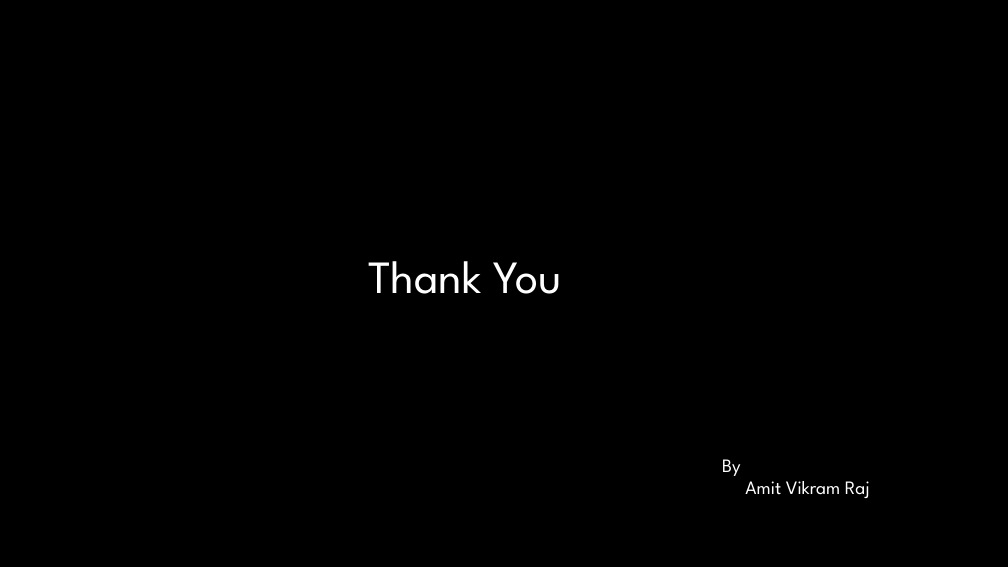
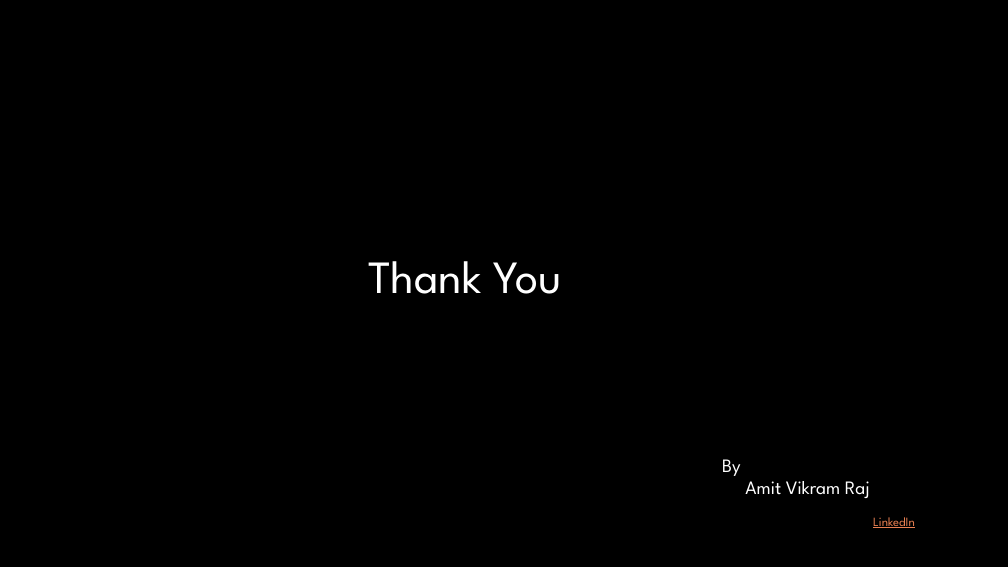
Before and after one commit to avr2002/sql-project-consumer-goods-domain, a slide deck: slide 14 of Solutions & Presentation/AD_Hoc Request Presentation.pptx. Drawn at 1008x567 pixels with LibreOffice and Linux fonts; fonts in the diff are those of the drawing; background and template pictures are left out. Boxes give left, top, right and bottom in pixels: in the first picture for what was removed or moved away, otherwise in the second. Text is boxed around its words. In the diff, an @@ line names an element or a change of style, - is before the commit and + after.

```diff
--- a/Solutions & Presentation/AD_Hoc Request Presentation.pptx
+++ b/Solutions & Presentation/AD_Hoc Request Presentation.pptx
@@ text at [873,517,915,528]: paragraph added @@
+LinkedIn
```
Also in this commit, not shown: 2 other slides changed.
